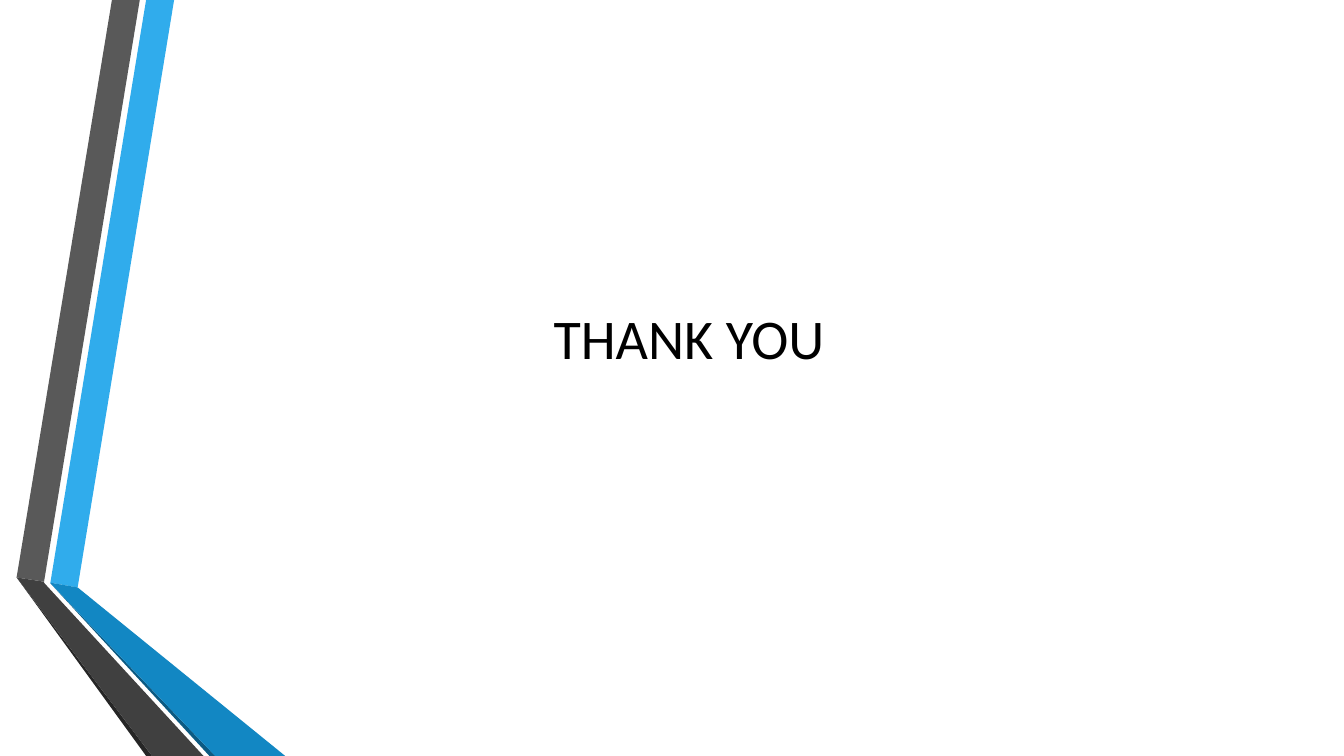
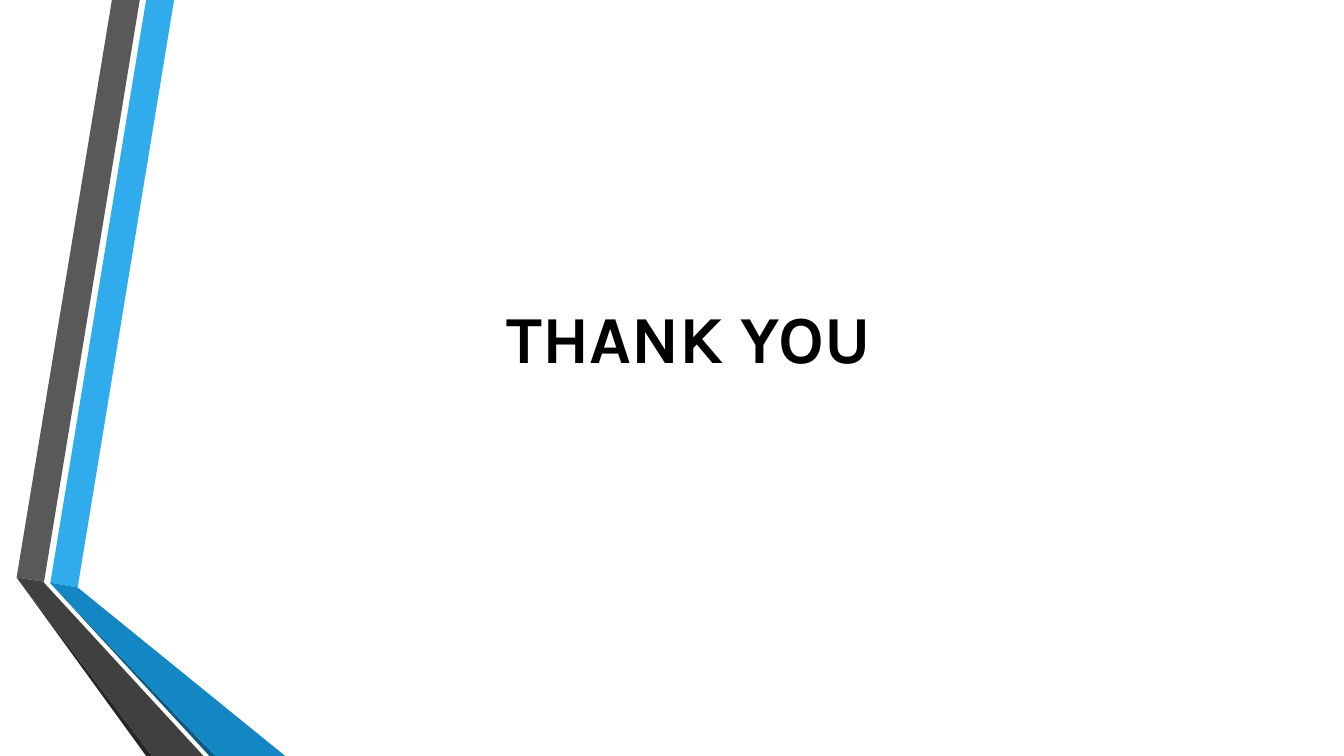
Before and after one commit to mivanivan/Final-Assignment---Batch-Processing, a slide deck: slide 19 of Final Assignment - Batch Processing RFM Segmentation.pptx (slide 13 before the commit). Drawn at 1344x756 pixels with LibreOffice and Linux fonts; fonts in the diff are those of the drawing; background and template pictures are left out. Boxes give left, top, right and bottom in pixels: in the first picture for what was removed or moved away, otherwise in the second. Text is boxed around its words. In the diff, an @@ line names an element or a change of style, - is before the commit and + after.

```diff
--- a/Final Assignment - Batch Processing RFM Segmentation.pptx
+++ b/Final Assignment - Batch Processing RFM Segmentation.pptx
@@ title "THANK YOU" at [507,318,871,364]: size 40 to 48 pt, font Calibri to Karla, bold on @@
```
Also in this commit, not shown: 1 other slide changed, 6 slides added, 6 other files.
